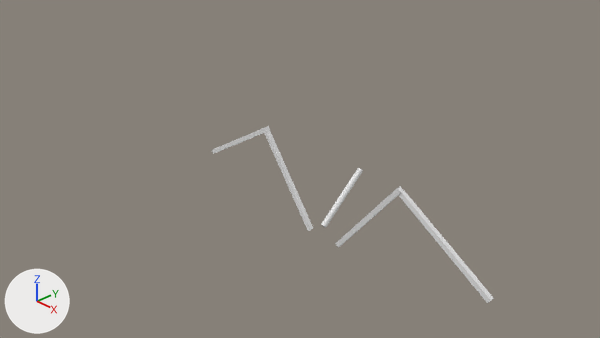
The Blender file goKart/directionConstraint.blend, before and after one commit.
Before and after are seen from the file's camera 'Camera'. Every picture has the same lights, and +X, +Y and +Z are marked at lower left.
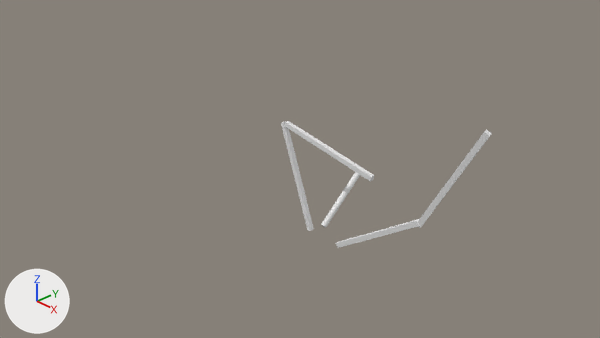
Commit message: P.R.S kinematics tranform constraints

Changed parts and their boxes [x1, y1, x2, y2] in the pictures (600 x 338 px):
'Cube.003', moved, turned: before [399, 190, 494, 303]; after [418, 130, 492, 228]
'Cube', turned: before [263, 128, 313, 231]; after [281, 121, 314, 231]
'Cube.002', turned: before [335, 186, 404, 247]; after [335, 219, 420, 248]
'Cube.001', moved, turned: before [212, 126, 270, 154]; after [285, 121, 374, 181]

The change, as a diff of the scene's bpy script:
```diff
--- a/goKart/directionConstraint.blend.py
+++ b/goKart/directionConstraint.blend.py
@@ ob_cube_002 @@
 ob_cube_002.location = (1.47, 0.0, -0.41)
-ob_cube_002.rotation_euler = (-0.0646, 2.239, 0.0)  # degrees (-3.7, 128, 0)
+ob_cube_002.rotation_euler = (-0.0646, 2.522, 0.0)  # degrees (-3.7, 144, 0)
 ob_cube_002.scale = (0.925, 0.0356, 0.04)
@@ ob_cube_003 @@
 ob_cube_003 = bpy.data.objects.new('Cube.003', me_cube_003)
-ob_cube_003.location = (2.61, 0.01, 0.99)
-ob_cube_003.rotation_euler = (0.0402, -2.603, -0.0258)  # degrees (2.3, -149, -1.5)
+ob_cube_003.location = (2.96, 0.01, 0.62)
+ob_cube_003.rotation_euler = (-0.184, 2.044, 0.0213)  # degrees (-11, 117, 1.2)
 ob_cube_003.scale = (0.925, 0.0356, 0.04)
@@ ob_cube @@
 ob_cube.location = (0.83, 0.0, -0.41)
-ob_cube.rotation_euler = (-3.142, 0.937, 0.0)  # degrees (-180, 54, 0)
+ob_cube.rotation_euler = (-3.142, 1.22, 0.0)  # degrees (-180, 70, 0)
 ob_cube.scale = (0.925, 0.0356, 0.04)
@@ ob_cube_001 @@
 ob_cube_001 = bpy.data.objects.new('Cube.001', me_cube_001)
-ob_cube_001.location = (-0.2, 0.01, 1.09)
-ob_cube_001.rotation_euler = (-3.142, -0.538, 0.0)  # degrees (-180, -31, 0)
+ob_cube_001.location = (0.25, 0.01, 1.32)
+ob_cube_001.rotation_euler = (0.0, -2.978, 0.0)  # degrees (0, -171, 0)
 ob_cube_001.scale = (0.925, 0.0356, 0.04)
```
